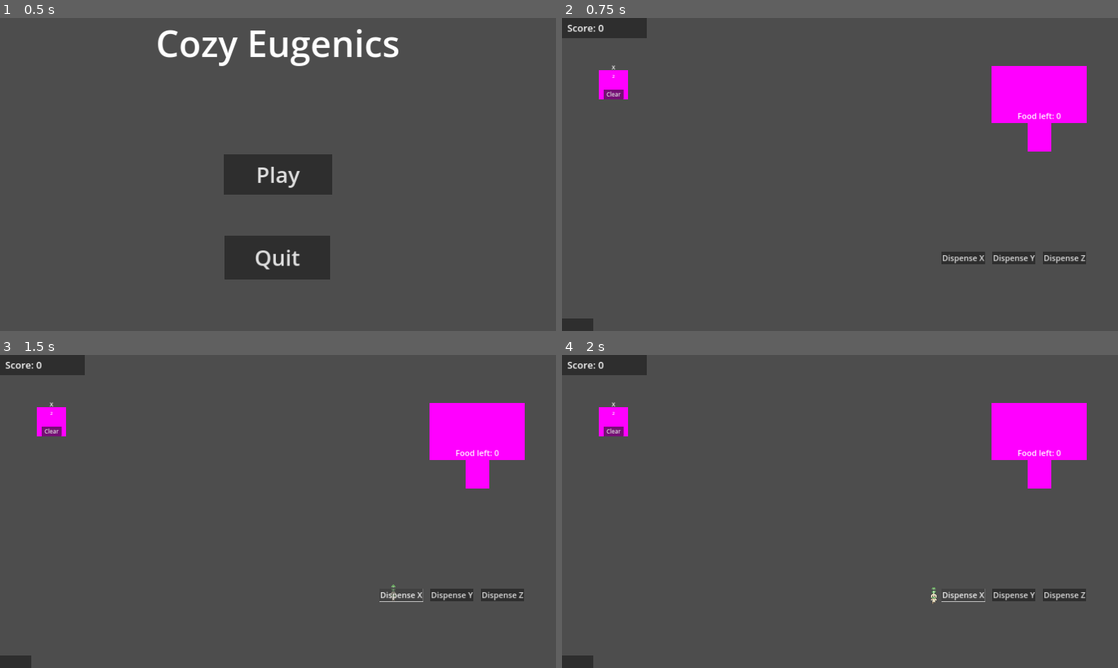
Above: before the commit, frames 1-4 (two rows, left to right).
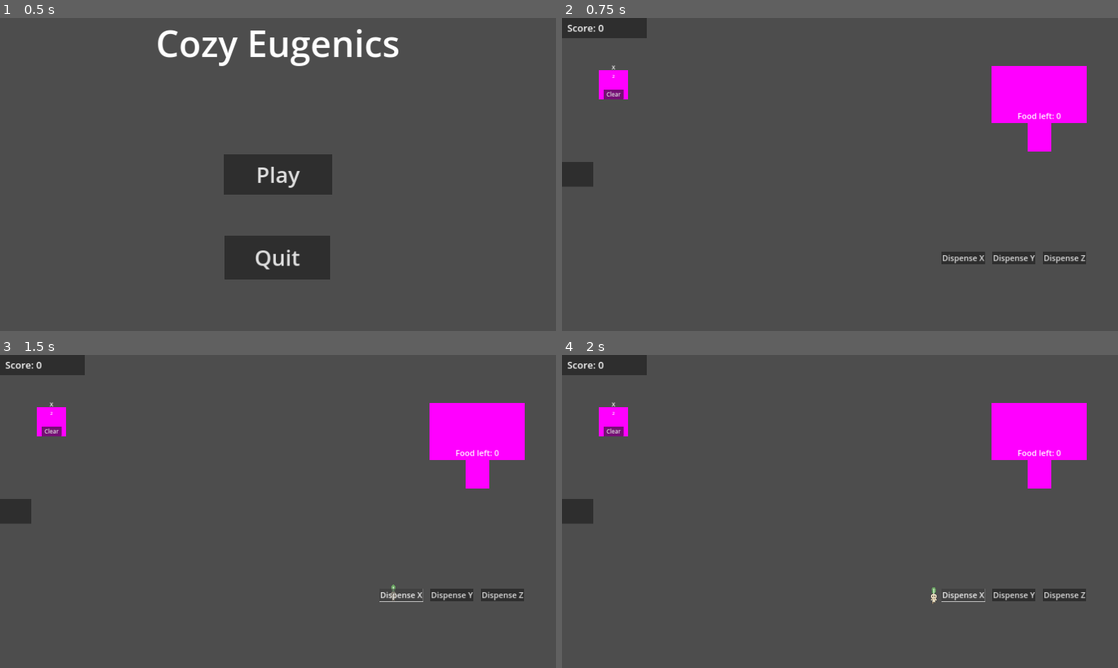
Above: after the commit, the same moments.

Repository: BoopEnthusiast/Cozy-Spring-Jam-2024
Game: Godot game, scene res://scenes/main_menu_screen.tscn
Two runs of this game, one before a commit and one after it. Both use one fixed random seed, a clock stepped at 60 frames per second and the inputs below.
Inputs:
- Up to frame 1 (0.5 s): no input
- Up to frame 2 (0.75 s): click "Play" at 0.5 s
- Up to frame 3 (1.5 s): click "Dispense X" at 1.25 s
- Up to frame 4 (2 s): no input

Frame 1 is identical in both runs. In frame 2, 0.7% of the frame differs, in the area x 0-6%, y 46-100%; in frame 3, 0.7%; in frame 4, 0.7%, in the area x 0-68%, y 46-100%.

Commit message:
recipes now show as ???

Diff:
--- a/scenes/lil_guy.tscn
+++ b/scenes/lil_guy.tscn
@@ -6,7 +6,8 @@
 [ext_resource type="Texture2D" uid="uid://crcrl62mg1kjj" path="res://resources/LilGuy/Hungry/body.png" id="4_4jjmk"]
 [ext_resource type="Texture2D" uid="uid://d4jqxijidt3m0" path="res://resources/LilGuy/starving.png" id="5_1ws0y"]
 [ext_resource type="Script" path="res://scripts/lil_guy_sprite_display.gd" id="6_aqigi"]
-[ext_resource type="PackedScene" uid="uid://bloobwnynp8e2" path="res://scenes/mid_leaf.tscn" id="7_xtumn"]
+[ext_resource type="Texture2D" uid="uid://dp6ow6cq6v8hr" path="res://resources/LilGuy/Healthy/mid_leaf.png" id="7_ukary"]
+[ext_resource type="Texture2D" uid="uid://b5nycrkfioym2" path="res://resources/LilGuy/Hungry/mid_leaf.png" id="8_ef81y"]
 [ext_resource type="Texture2D" uid="uid://bgxou3q6kq7p2" path="res://resources/LilGuy/Healthy/leaf_top.png" id="9_5a6cn"]
 [ext_resource type="Texture2D" uid="uid://dx0ttmvt0ihwp" path="res://resources/LilGuy/Hungry/leaf_top.png" id="10_ghp46"]
 
@@ -52,6 +53,25 @@
 }],
 "loop": true,
 "name": &"starving",
+"speed": 5.0
+}]
+
+[sub_resource type="SpriteFrames" id="SpriteFrames_upwpf"]
+animations = [{
+"frames": [{
+"duration": 1.0,
+"texture": ExtResource("7_ukary")
+}],
+"loop": true,
+"name": &"default",
+"speed": 5.0
+}, {
+"frames": [{
+"duration": 1.0,
+"texture": ExtResource("8_ef81y")
+}],
+"loop": true,
+"name": &"hungry",
 "speed": 5.0
 }]
 
@@ -105,7 +125,10 @@
 sprite_frames = SubResource("SpriteFrames_h2c4p")
 script = ExtResource("6_aqigi")
 
-[node name="MidLeaf" parent="." instance=ExtResource("7_xtumn")]
+[node name="MidLeaf" type="AnimatedSprite2D" parent="."]
+position = Vector2(0, -52)
+scale = Vector2(0.05, 0.05)
+sprite_frames = SubResource("SpriteFrames_upwpf")
 
 [node name="LeafTop" type="AnimatedSprite2D" parent="."]
 position = Vector2(0, -62.75)
--- a/scenes/main.tscn
+++ b/scenes/main.tscn
@@ -41,6 +41,7 @@
 gene = "Z"
 
 [node name="PauseMenu" parent="." instance=ExtResource("6_g71jd")]
+visible = false
 
 [node name="Cauldron" parent="." instance=ExtResource("4_1x7nn")]
 position = Vector2(356, 461)
--- a/scenes/pause_menu.tscn
+++ b/scenes/pause_menu.tscn
@@ -4,9 +4,8 @@
 [ext_resource type="Script" path="res://scripts/back_to_main_menu.gd" id="2_brkmw"]
 
 [node name="PauseLayer" type="CanvasLayer"]
-process_mode = 2
+process_mode = 3
 layer = 4
-visible = false
 
 [node name="PauseMenu" type="Control" parent="."]
 layout_mode = 3
--- a/scenes/recipes_screen.tscn
+++ b/scenes/recipes_screen.tscn
@@ -14,14 +14,18 @@
 script/source = "extends RichTextLabel
 
 var slowPotionUnlocked = false
+var slowArray: Array[String] = [\"??????????\", \"XYZZYZXXZ\"]
 
 # Called every frame. 'delta' is the elapsed time since the previous frame.
 func _process(delta):
+	if Singleton.score < 15:
+		text = slowArray[0]
+
 	if Singleton.score >= 15:
 		slowPotionUnlocked = true
 
 	if slowPotionUnlocked:
-		self.visible = true
+		text = slowArray[1]
 
 "
 
@@ -85,9 +89,9 @@
 anchor_top = 0.5
 anchor_bottom = 0.5
 offset_left = -1788.0
-offset_top = 274.0
+offset_top = -806.0
 offset_right = -50.0
-offset_bottom = 1974.0
+offset_bottom = 894.0
 grow_vertical = 2
 
 [node name="RecipesTitle" type="RichTextLabel" parent="RecipeBackground"]
@@ -131,7 +135,6 @@
 "
 
 [node name="SlowPotionRecipe" type="RichTextLabel" parent="RecipeBackground/PotionRecipes"]
-visible = false
 layout_mode = 0
 offset_left = 305.0
 offset_top = 1.0
@@ -142,78 +145,71 @@
 script = SubResource("GDScript_hdcuv")
 
 [node name="LongevityPotionRecipe" type="RichTextLabel" parent="RecipeBackground/PotionRecipes"]
-visible = false
-layout_mode = 0
-offset_left = 426.0
-offset_top = 140.0
-offset_right = 713.0
-offset_bottom = 198.0
+layout_mode = 0
+offset_left = 424.0
+offset_top = 138.0
+offset_right = 728.0
+offset_bottom = 214.0
 theme_override_font_sizes/normal_font_size = 48
 text = "ZZZYYZYXXX"
 script = ExtResource("2_rh8d8")
 
 [node name="HitboxPotionRecipe" type="RichTextLabel" parent="RecipeBackground/PotionRecipes"]
-visible = false
-layout_mode = 0
-offset_left = 512.0
-offset_top = 268.0
-offset_right = 698.0
-offset_bottom = 337.0
+layout_mode = 0
+offset_left = 543.0
+offset_top = 347.0
+offset_right = 729.0
+offset_bottom = 416.0
 theme_override_font_sizes/normal_font_size = 48
 text = "XYXYX"
 script = ExtResource("3_tpu4c")
 
 [node name="PointPotionRecipe" type="RichTextLabel" parent="RecipeBackground/PotionRecipes"]
-visible = false
-layout_mode = 0
-offset_left = 625.0
-offset_top = 470.0
-offset_right = 993.0
-offset_bottom = 540.0
+layout_mode = 0
+offset_left = 681.0
+offset_top = 543.0
+offset_right = 1049.0
+offset_bottom = 613.0
 theme_override_font_sizes/normal_font_size = 48
 text = "XYZZYXZYXXZY "
 script = ExtResource("4_qhqr5")
 
 [node name="KillAllPotionRecipe" type="RichTextLabel" parent="RecipeBackground/PotionRecipes"]
-visible = false
-layout_mode = 0
-offset_left = 329.0
-offset_top = 670.0
-offset_right = 690.0
-offset_bottom = 738.0
+layout_mode = 0
+offset_left = 373.0
+offset_top = 748.0
+offset_right = 734.0
+offset_bottom = 816.0
 theme_override_font_sizes/normal_font_size = 48
 text = "YYYYXXXXZZZZ"
 script = ExtResource("5_l5x6m")
 
 [node name="FoodPotionRecipe" type="RichTextLabel" parent="RecipeBackground/PotionRecipes"]
-visible = false
-layout_mode = 0
-offset_left = 588.0
-offset_top = 871.0
-offset_right = 839.0
-offset_bottom = 947.0
+layout_mode = 0
+offset_left = 643.0
+offset_top = 955.0
+offset_right = 894.0
+offset_bottom = 1031.0
 theme_override_font_sizes/normal_font_size = 48
 text = "ZYXYXZYX "
 script = ExtResource("6_bv6fg")
 
 [node name="SentiencePotionRecipe" type="RichTextLabel" parent="RecipeBackground/PotionRecipes"]
-visible = false
-layout_mode = 0
-offset_left = 426.0
-offset_top = 1072.0
-offset_right = 1183.0
-offset_bottom = 1142.0
+layout_mode = 0
+offset_left = 511.0
+offset_top = 1147.0
+offset_right = 1268.0
+offset_bottom = 1217.0
 theme_override_font_sizes/normal_font_size = 48
 text = "ZYXYZXZXYZXYYZXZXYXZXXYZX "
 script = ExtResource("7_modhv")
 
 [node name="StrengthPotionUnlocked" type="RichTextLabel" parent="RecipeBackground/PotionRecipes"]
-visible = false
-layout_mode = 0
-offset_left = 401.0
-offset_top = 1272.0
-offset_right = 1265.0
-offset_bottom = 1347.0
+layout_mode = 0
+offset_left = 479.0
+offset_top = 1359.0
+offset_right = 1343.0
+offset_bottom = 1434.0
 theme_override_font_sizes/normal_font_size = 48
 text = "XZYXZXYZYXZXZXZYXYYZXYYZXXZYY"
 script = ExtResource("8_j3dm0")
--- a/scripts/food_potion_recipe.gd
+++ b/scripts/food_potion_recipe.gd
@@ -1,11 +1,16 @@
 extends RichTextLabel
 
 var foodPotionUnlocked = false
+var foodArray: Array[String] = ["????????", "ZYXYXZYX"]
 
 # Called every frame. 'delta' is the elapsed time since the previous frame.
 func _process(delta):
+
+	if Singleton.score < 200:
+		text = foodArray[0]
+
 	if Singleton.score >= 200:
 		foodPotionUnlocked = true
 
 	if foodPotionUnlocked:
-		self.visible = true
+		text = foodArray[1]
--- a/scripts/hitbox_potion_recipe.gd
+++ b/scripts/hitbox_potion_recipe.gd
@@ -1,11 +1,16 @@
 extends RichTextLabel
 
 var hitboxPotionUnlocked = false
+var hitArray: Array[String] = ["?????", "XYXYX"]
 
 # Called every frame. 'delta' is the elapsed time since the previous frame.
 func _process(delta):
+
+	if Singleton.score < 50:
+		text = hitArray[0]
+
 	if Singleton.score >= 50:
 		hitboxPotionUnlocked = true
 
 	if hitboxPotionUnlocked:
-		self.visible = true
+		text = hitArray[1]
--- a/scripts/kill_all_potion_recipe.gd
+++ b/scripts/kill_all_potion_recipe.gd
@@ -1,11 +1,16 @@
 extends RichTextLabel
 
 var killPotionUnlocked = false
+var killArray: Array[String] = ["????????????", "YYYYXXXXZZZZ"]
 
 # Called every frame. 'delta' is the elapsed time since the previous frame.
 func _process(delta):
+
+	if Singleton.score < 150:
+		text = killArray[0]
+
 	if Singleton.score >= 150:
 		killPotionUnlocked = true
 
 	if killPotionUnlocked:
-		self.visible = true
+		text = killArray[1]
--- a/scripts/longevity_potion_recipe.gd
+++ b/scripts/longevity_potion_recipe.gd
@@ -1,11 +1,16 @@
 extends RichTextLabel
 
 var longevityPotionUnlocked = false
+var longArray: Array[String] = ["??????????", "ZZZYYZYXXX"]
 
 # Called every frame. 'delta' is the elapsed time since the previous frame.
 func _process(delta):
+
+	if Singleton.score < 30:
+		text = longArray[0]
+
 	if Singleton.score >= 30:
 		longevityPotionUnlocked = true
 
 	if longevityPotionUnlocked:
-		self.visible = true
+		text = longArray[1]
--- a/scripts/point_potion_recipe.gd
+++ b/scripts/point_potion_recipe.gd
@@ -1,11 +1,16 @@
 extends RichTextLabel
 
 var pointPotionUnlocked = false
+var pointArray: Array[String] = ["????????????", "XYZZYXZYXXZY"]
 
 # Called every frame. 'delta' is the elapsed time since the previous frame.
 func _process(delta):
+
+	if Singleton.score < 90:
+		text = pointArray[0]
+
 	if Singleton.score >= 90:
 		pointPotionUnlocked = true
 
 	if pointPotionUnlocked:
-		self.visible = true
+		text = pointArray[1]
--- a/scripts/sentience_potion_recipe.gd
+++ b/scripts/sentience_potion_recipe.gd
@@ -1,11 +1,16 @@
 extends RichTextLabel
 
 var sentiencePotionUnlocked = false
+var sentArray: Array[String] = ["????????????????????????", "ZYXYZXZXYZXYYZXZXYXZXXYZX"]
 
 # Called every frame. 'delta' is the elapsed time since the previous frame.
 func _process(delta):
+
+	if Singleton.score < 500:
+		text = sentArray[0]
+
 	if Singleton.score >= 500:
 		sentiencePotionUnlocked = true
 
 	if sentiencePotionUnlocked:
-		self.visible = true
+		text = sentArray[1]
--- a/scripts/strength_potion_unlocked.gd
+++ b/scripts/strength_potion_unlocked.gd
@@ -1,11 +1,16 @@
 extends RichTextLabel
 
 var strengthPotionUnlocked = false
+var strengthArray: Array[String] = ["????????????????????????", "XZYXZXYZYXZXZXZYXYYZXYYZXXZYY"]
 
 # Called every frame. 'delta' is the elapsed time since the previous frame.
 func _process(delta):
+
+	if Singleton.score < 1000:
+		text = strengthArray[0]
+
 	if Singleton.score >= 1000:
 		strengthPotionUnlocked = true
 
 	if strengthPotionUnlocked:
-		self.visible = true
+		text = strengthArray[1]
Not shown: 1 places in scenes/lil_guy.tscn that only renumber resources
